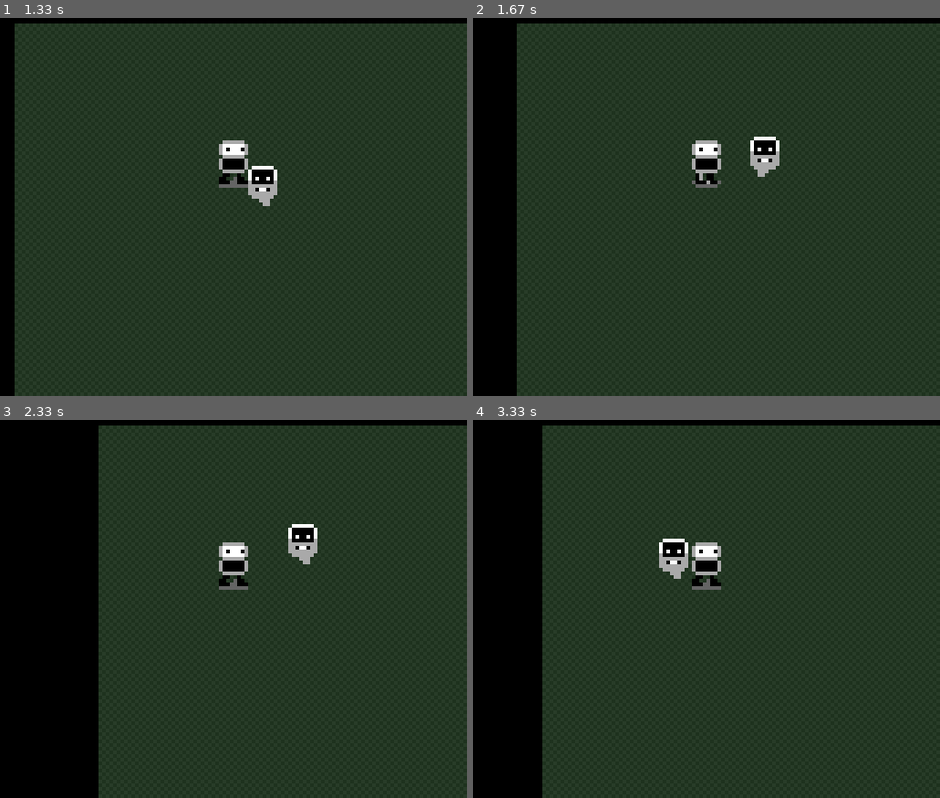
Above: before the commit, frames 1-4 (two rows, left to right).
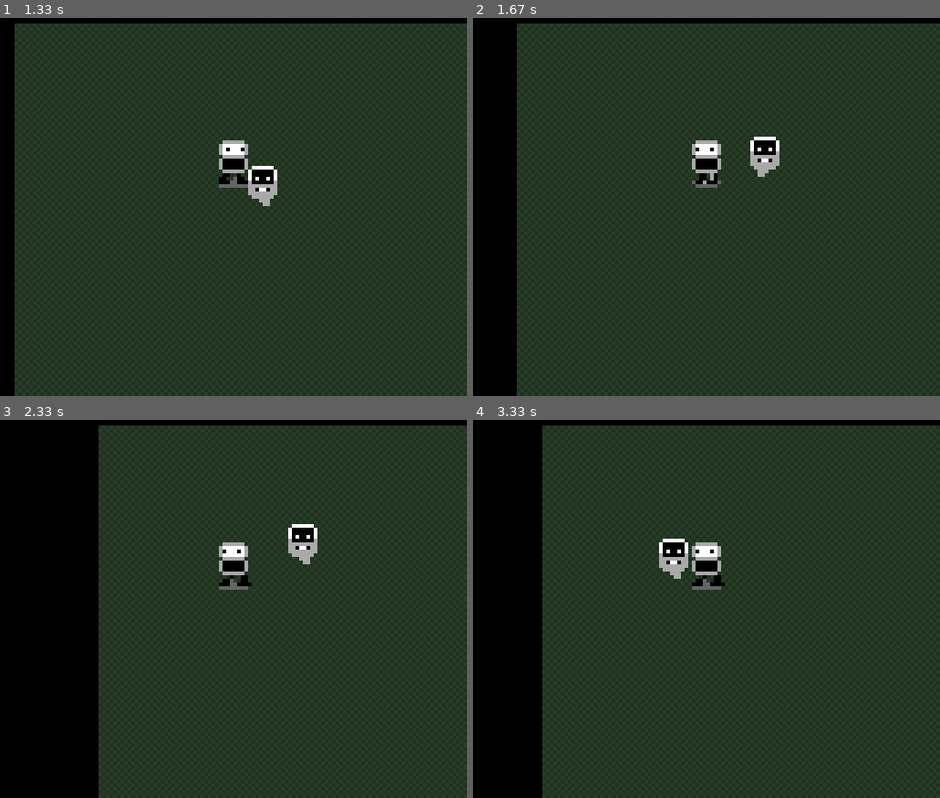
Above: after the commit, the same moments.

Repository: thefonzie-codes/pygame-rpg
Game: pygame game, started from main.py
Same seed, same stepped clock (60 frames per second), same inputs: the game is played once before the commit and once after it.
Inputs:
- Up to frame 1 (1.33 s): hold D 0.33-0.8 s; hold D 0.83-1.3 s
- Up to frame 2 (1.67 s): hold A from 1.33 s (still down)
- Up to frame 3 (2.33 s): release A at 1.87 s; hold A 1.9-2.3 s
- Up to frame 4 (3.33 s): hold D 2.33-2.97 s; hold A from 3 s (still down)

Frame 1 is identical in both runs. In frame 2, 0.1% of the frame differs, in the area x 47-53%, y 34-44%; in frame 3, 0.1%; in frame 4, 0.1%.

Commit message:
DA1 changes

Diff:
--- a/entities/player.py
+++ b/entities/player.py
@@ -71,22 +71,27 @@
                 " DDDDDD "
             ]
         ]
+        self.last_direction = 'right'  # Default to right
 
     def move(self, keys):
-        if keys[pygame.K_w]:
-            self.y -= 1
-        if keys[pygame.K_s]:
-            self.y += 1
+        moving = False
         if keys[pygame.K_a]:
             self.x -= 1
+            self.last_direction = 'left'
+            moving = True
         if keys[pygame.K_d]:
             self.x += 1
+            self.last_direction = 'right'
+            moving = True
 
         self.x = max(0, min(self.x, self.level_map.width - self.width))
         self.y = max(0, min(self.y, self.level_map.height - self.height))
 
     def draw(self, screen, position):
-        model = self.models[0] if self.tick < 12 else self.models[1]
+        if self.last_direction == 'right':
+            model = self.models[0] if self.tick < 12 else self.models[1]
+        else:  # left
+            model = self.models[2] if self.tick < 12 else self.models[3]
         draw_x, draw_y = position
 
         for y, row in enumerate(model):
Not shown, changed: .gitignore
